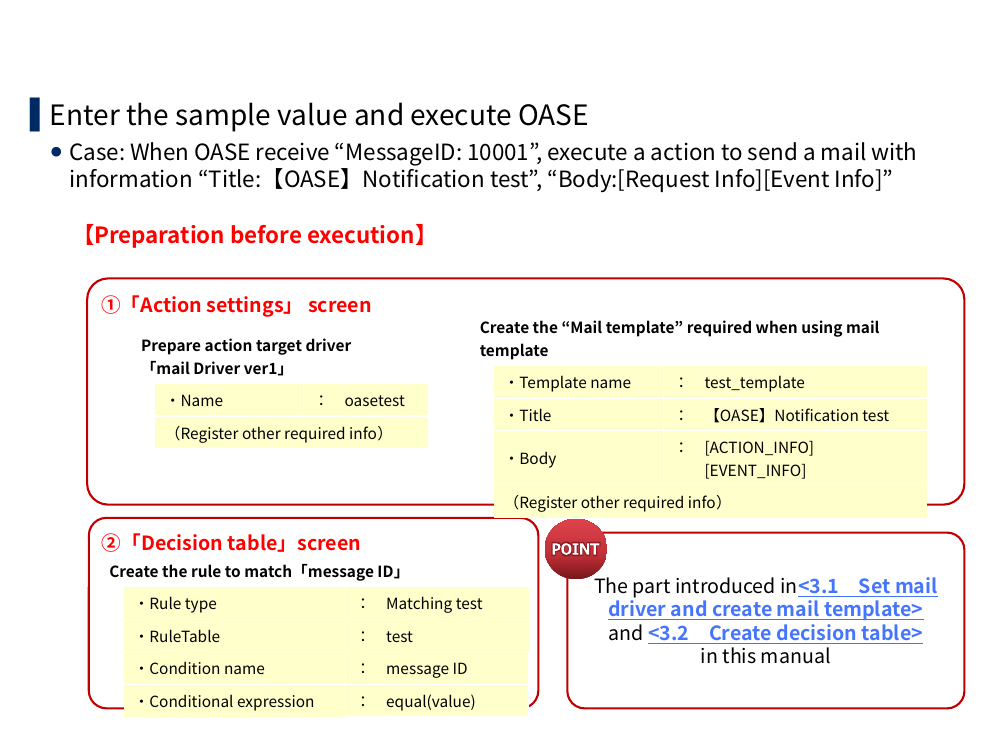
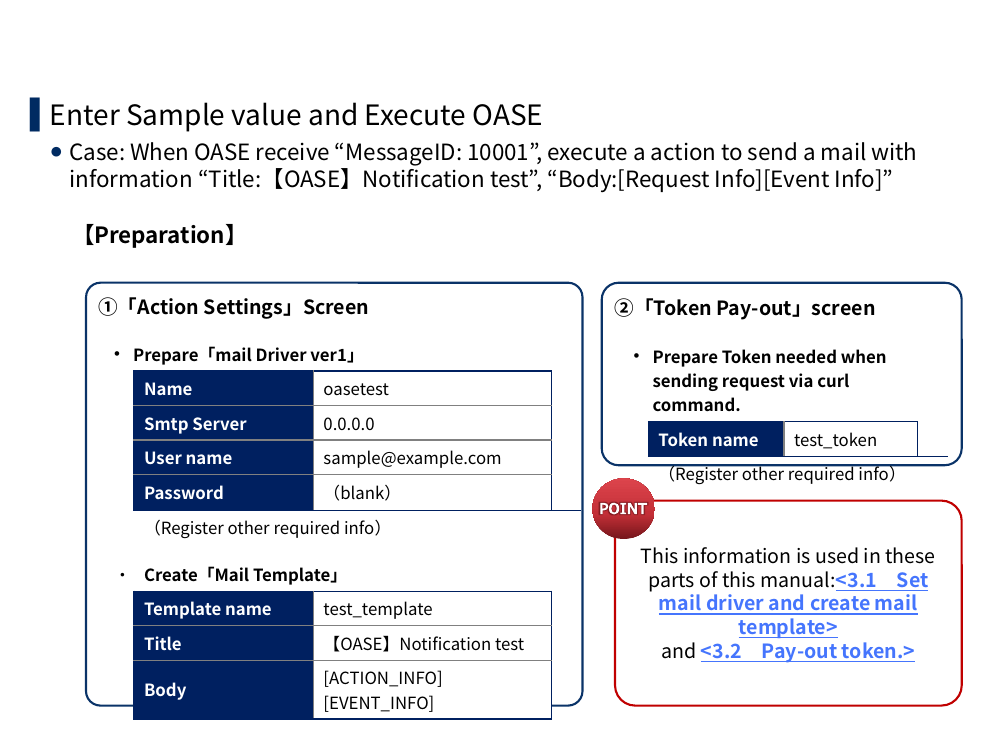
Before and after one commit to exastro-suite/oase-docs, a slide deck: slide 36 of asset/Learn/OASE-quickstart.pptx (slide 30 before the commit). Drawn at 1008x756 pixels with LibreOffice and Linux fonts; fonts in the diff are those of the drawing; background and template pictures are left out. Boxes give left, top, right and bottom in pixels: in the first picture for what was removed or moved away, otherwise in the second. Text is boxed around its words. In the diff, an @@ line names an element or a change of style, - is before the commit and + after.

Commit message:
Add manuals of English.

```diff
--- a/asset/Learn/OASE-quickstart.pptx
+++ b/asset/Learn/OASE-quickstart.pptx
@@ text at <box>50,102,544,132</box>: text changed @@
-▌ Enter the sample value and execute OASE
+▌ Enter Sample value and Execute OASE
@@ text at <box>72,224,248,248</box>: text changed; text colour #FF0000 to #000000 @@
-  【Preparation before execution】
+  【Preparation】
@@ rounded rectangle "①「Action Settings」Screen": place and size @@
-rounded rectangle "①「Action Settings」Screen" at <box>88,278,965,504</box>
+rounded rectangle "①「Action Settings」Screen" at <box>86,282,583,706</box>
@@ rounded rectangle "①「Action Settings」Screen" at <box>86,282,583,706</box>: outline #C00000 1.5 pt to #0A3368 1.5 pt; proportions changed @@
@@ text in rounded rectangle at <box>98,297,370,319</box>: text changed; text colour #FF0000 to #000000 @@
-①「Action settings」 screen
+①「Action Settings」Screen
@@ title at <box>98,297,199,316</box>: text changed @@
-Sample１(1/3)
+Sample1(1/4)
@@ rounded rectangle "②「Token Pay-out」screen": place and size @@
-rounded rectangle "②「Token Pay-out」screen" at <box>89,518,538,709</box>
+rounded rectangle "②「Token Pay-out」screen" at <box>602,282,962,465</box>
@@ rounded rectangle "②「Token Pay-out」screen" at <box>602,282,962,465</box>: outline #C00000 1.5 pt to #0A3368 1.5 pt @@
@@ text in rounded rectangle at <box>615,298,876,320</box>: text changed; text colour #FF0000 to #000000 @@
-②「Decision table」screen
+②「Token Pay-out」screen
@@ table removed at <box>131,329,427,462</box>, 4 rows, 3 columns @@
-Prepare action target driver / 「mail Driver ver1」 |  | 
- | ・Name | ： oasetest
- | （Register other required info） | 
- |  | 
@@ table removed at <box>470,310,926,516</box>, 5 rows, 3 columns @@
-Create the “Mail template” required when using mail template |  | 
- | ・Template name | ： test_template
- | ・Title | ： 【OASE】Notification test
- | ・Body | ： [ACTION_INFO] / [EVENT_INFO]
- | （Register other required info） | 
@@ table added at <box>104,337,582,716</box>, 11 rows, 4 columns @@
+Prepare「mail Driver ver1」 |  |  | 
+ | Name | oasetest | 
+ | Smtp Server | 0.0.0.0 | 
+ | User name | sample@example.com | 
+ | Password | （blank） | 
+ | （Register other required info） |  | 
+ |  |  | 
+・ | Create「Mail Template」 |  | 
+ | Template name | test_template | 
+ | Title | 【OASE】Notification test | 
+ | Body | [ACTION_INFO] / [EVENT_INFO] | 
@@ table added at <box>624,339,950,489</box>, 3 rows, 4 columns @@
+Prepare Token needed when sending request via curl command. |  |  | 
+ | Token name | test_token | 
+ | （Register other required info） |  | 
@@ ellipse: place and size @@
-ellipse at <box>544,519,607,580</box>
+ellipse at <box>593,479,655,539</box>
@@ freeform shape: place and size @@
-freeform shape at <box>552,543,599,555</box>
+freeform shape at <box>600,503,646,515</box>
@@ rounded rectangle "This information is used in ...": place and size @@
-rounded rectangle "This information is used in ..." at <box>568,532,965,708</box>
+rounded rectangle "This information is used in ..." at <box>615,501,962,706</box>
@@ table removed at <box>99,554,528,715</box>, 5 rows, 3 columns @@
-Create the rule to match「message ID」 |  | 
- | ・Rule type | ： Matching test
- | ・RuleTable | ： test
- | ・Condition name | ： message ID
- | ・Conditional expression | ： equal(value)
@@ text in rounded rectangle at <box>641,547,935,663</box>: text changed @@
-The part introduced in<3.1 Set mail driver and create mail template>
-and <3.2 Create decision table>
-in this manual
+This information is used in these parts of this manual:<3.1 Set mail driver and create mail template>
+and <3.2 Pay-out token.>
```
Also in this commit, not shown: 25 other slides changed, 8 slides added, 1 slide removed, 8 other files.
